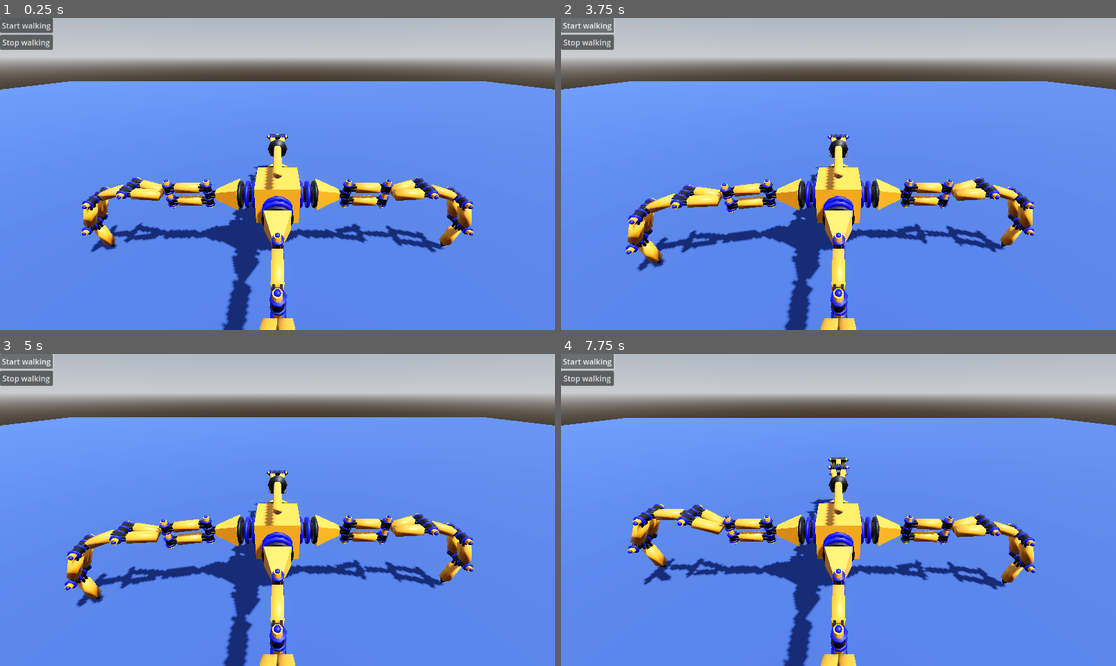
Above: before the commit, frames 1-4 (two rows, left to right).
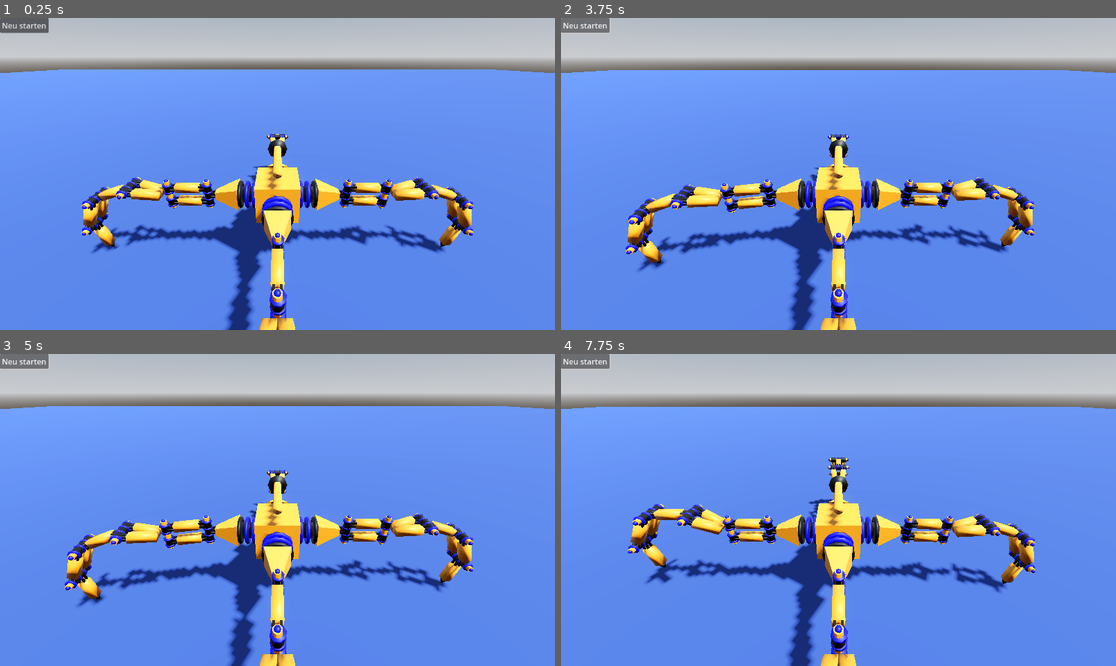
Above: after the commit, the same moments.

Repository: gheddie/godot_spider_game
Game: Godot game, scene res://sandbox.tscn
Two runs of this game, one before a commit and one after it. Both use one fixed random seed, a clock stepped at 60 frames per second and the inputs below.
Inputs (mouse positions are in pixels of both pictures, inside the frame that each line leads up to):
- Up to frame 1 (0.25 s): no input
- Up to frame 2 (3.75 s): click (583, 24) at 0.5 s, where only the run after the commit has a clickable "Neu starten"; click (588, 42) at 1.25 s, where only the run before the commit has a clickable "Stop walking"; click (588, 24) at 2 s, where only the run before the commit has a clickable "Start walking"; click (588, 24) at 2.75 s, where only the run before the commit has a clickable "Start walking"; tap Enter at 3.5 s; hold W (move_forward) from 3.53 s (still down)
- Up to frame 3 (5 s): release W (move_forward) at 4.28 s; hold S (move_backward) from 4.28 s (still down)
- Up to frame 4 (7.75 s): release S (move_backward) at 5.03 s; hold W (move_forward) 5.03-6.53 s; hold S (move_backward) from 6.53 s (still down)

The runs differ from the first frame. In frame 1, 6.5% of the frame differs, in the area x 0-100%, y 0-100%; in frame 2, 6.4%; in frame 3, 6.5%; in frame 4, 6.4%.

Commit message:
minor changes

Diff:
--- a/assets/spider.tscn
+++ b/assets/spider.tscn
@@ -4,13 +4,13 @@
 [ext_resource type="PackedScene" uid="uid://bfxf731uerwcx" path="res://assets/blender/export/spider.glb" id="1_k3kcl"]
 
 [sub_resource type="BoxShape3D" id="BoxShape3D_h5k70"]
-size = Vector3(10.6, 3.3, 10.6)
+size = Vector3(5.5, 1.8000001, 5.5)
 
 [node name="Spider" type="CharacterBody3D"]
 script = ExtResource("1_h5k70")
 
 [node name="spider" parent="." instance=ExtResource("1_k3kcl")]
-transform = Transform3D(-4.371139e-09, 0, -0.1, 0, 0.1, 0, 0.1, 0, -4.371139e-09, 0, 0, 0)
+transform = Transform3D(-2.1855695e-09, 0, -0.05, 0, 0.05, 0, 0.05, 0, -2.1855695e-09, 0, 0, 0)
 
 [node name="Skeleton3D" parent="spider/Armature4" index="0"]
 bones/1/rotation = Quaternion(0, 0, 0.0054911003, 0.9999849)
@@ -111,16 +111,12 @@
 grow_horizontal = 2
 grow_vertical = 2
 
-[node name="StartWalking" type="Button" parent="GridContainer"]
+[node name="RestarLevel" type="Button" parent="GridContainer"]
 layout_mode = 2
-text = "Start walking"
-
-[node name="StopWalking" type="Button" parent="GridContainer"]
-layout_mode = 2
-text = "Stop walking"
+text = "Neu starten"
 
 [node name="CollisionShape3D" type="CollisionShape3D" parent="."]
-transform = Transform3D(1, 0, 0, 0, 1, 0, 0, 0, 1, 0, 1.65, 0)
+transform = Transform3D(1, 0, 0, 0, 1, 0, 0, 0, 1, 0.05000019, 0.90000004, -0.05000019)
 shape = SubResource("BoxShape3D_h5k70")
 
 [editable path="spider"]
--- a/script/spider.gd
+++ b/script/spider.gd
@@ -4,10 +4,9 @@
 
 @onready var spider_animator: AnimationPlayer = $spider/AnimationPlayer
 
-@onready var buttonStartWalking: Button = $GridContainer/StartWalking
-@onready var buttonStopWalking: Button = $GridContainer/StopWalking
+@onready var buttonRestart: Button = $GridContainer/RestarLevel
 
-const SPEED = 5.0
+const SPEED = 10.0
 
 const WALK_ANIMATION: String = "Animation"
 
@@ -38,11 +37,13 @@
 	move_and_slide()
 
 func connect_buttons() -> void:
-	buttonStartWalking.pressed.connect(start_walking)
-	buttonStopWalking.pressed.connect(stop_walking)
+	buttonRestart.pressed.connect(restart_level)
 
 func start_walking():
 	spider_animator.play(WALK_ANIMATION)
 
 func stop_walking():
 	spider_animator.stop()
+
+func restart_level():
+	print("restart_level")
